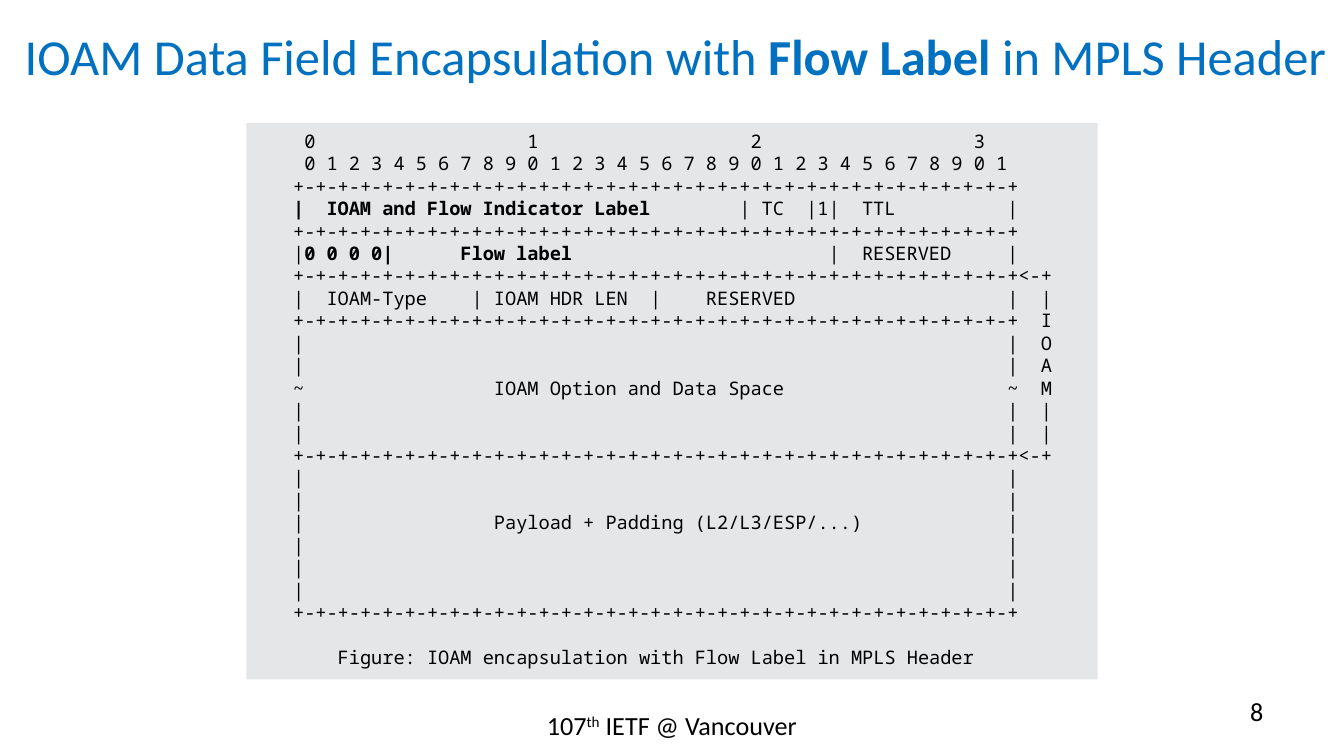
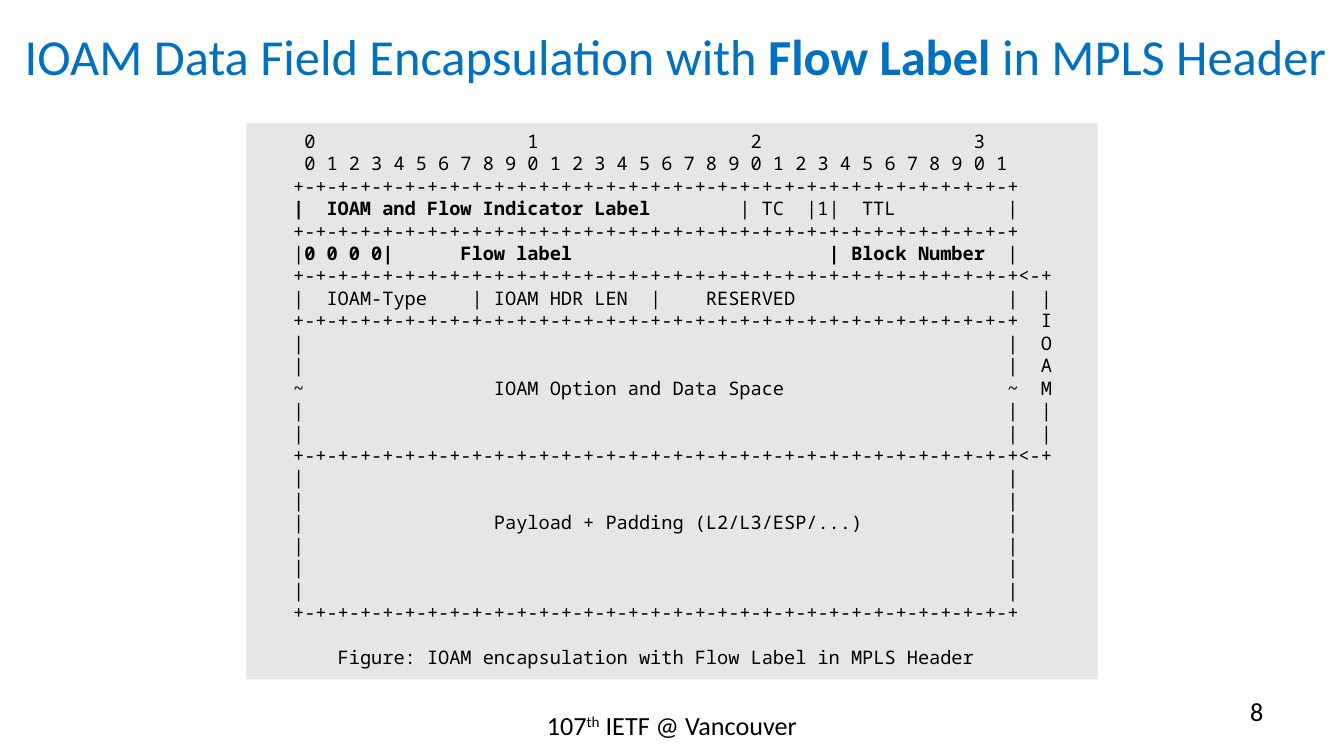
Before and after one commit to rakgandhi/ietf-slides, a slide deck: slide 8 of draft-gandhi-mpls-ioam-sr-01.pptx. Drawn at 1344x756 pixels with LibreOffice and Linux fonts; fonts in the diff are those of the drawing. Boxes give left, top, right and bottom in pixels: in the first picture for what was removed or moved away, otherwise in the second. Text is boxed around its words. In the diff, an @@ line names an element or a change of style, - is before the commit and + after.

```diff
--- a/draft-gandhi-mpls-ioam-sr-01.pptx
+++ b/draft-gandhi-mpls-ioam-sr-01.pptx
@@ text in rectangle at (293,245,985,265): text changed @@
-|0 0 0 0| Flow label | RESERVED |
+|0 0 0 0| Flow label | Block Number |
```
Also in this commit, not shown: 5 other slides changed, 1 slide added, 1 other file.
